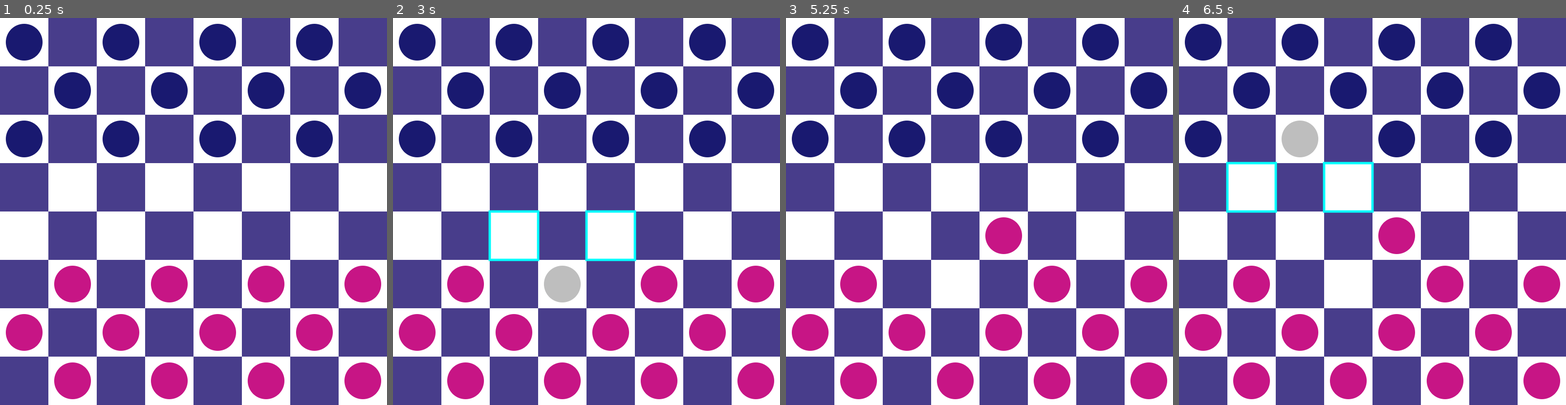
Above: before the commit, frames 1-4 (left to right).
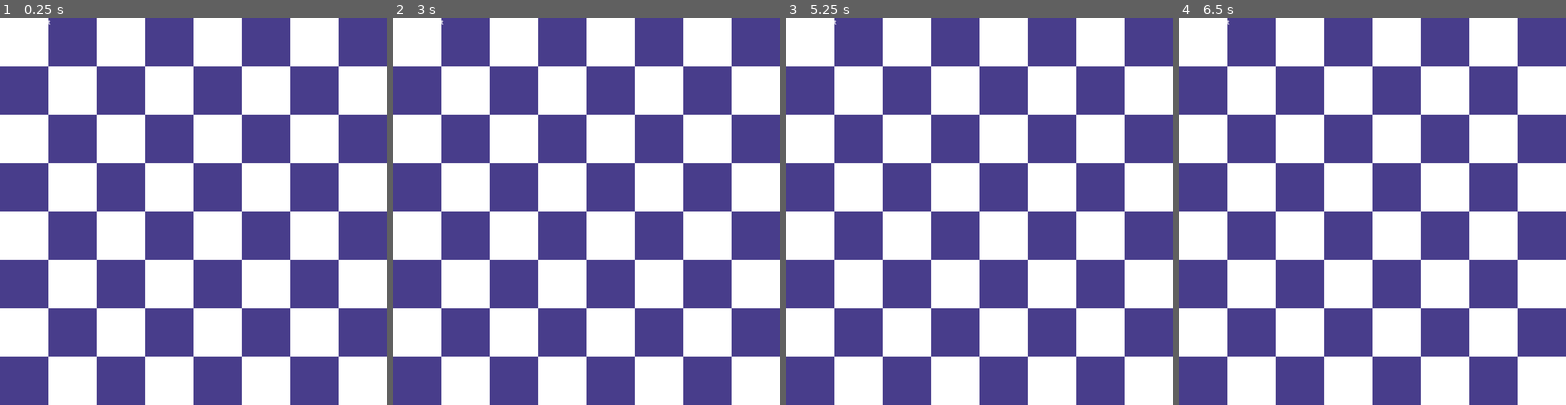
Above: after the commit, the same moments.

Repository: mattsullentrup/godot-checkers
Game: Godot game, scene res://rewrite/level/level.tscn
Same seed, same stepped clock (60 frames per second), same inputs: the game is played once before the commit and once after it. Before the commit the project starts from res://main.tscn.
Inputs (mouse positions are in pixels of both pictures, inside the frame that each line leads up to):
- Up to frame 1 (0.25 s): no input
- Up to frame 2 (3 s): tap Enter at 0.5, 2 s; move the mouse to (671, 192) at 0.52 s; press the mouse at (671, 192) at 0.53 s; tap Space at 1.25, 2.75 s; move the mouse to (509, 230) at 1.27 s; release the mouse at (509, 230) at 1.28 s; click (509, 230) at 1.35 s; move the mouse to (625, 126) at 2.02 s; press the mouse at (625, 126) at 2.03 s; move the mouse to (567, 288) at 2.77 s; release the mouse at (567, 288) at 2.78 s; click (567, 288) at 2.85 s
- Up to frame 3 (5.25 s): tap Enter at 3.5 s; move the mouse to (1095, 269) at 3.52 s; press the mouse at (1095, 269) at 3.53 s; tap Space at 4.25 s; move the mouse to (863, 153) at 4.27 s; release the mouse at (863, 153) at 4.28 s; click (863, 153) at 4.35 s; move the mouse to (998, 211) at 5.02 s; press the mouse at (998, 211) at 5.03 s
- Up to frame 4 (6.5 s): move the mouse to (1314, 114) at 5.77 s; release the mouse at (1314, 114) at 5.78 s; click (1314, 114) at 5.85 s

The runs differ from the first frame. In frame 1, 17% of the frame differs, in the area x 1-99%, y 0-99%; in frame 2, 18%; in frame 3, 17%; in frame 4, 18%.

Commit message:
Setup new main scene structure

Diff:
--- a/9_10_24_checkers/main.tscn
+++ b/9_10_24_checkers/old/main.tscn
@@ -1,7 +1,7 @@
 [gd_scene load_steps=3 format=3 uid="uid://8a0sg3xmf63q"]
 
-[ext_resource type="Script" path="res://main.gd" id="1_tanhi"]
-[ext_resource type="Script" path="res://visuals.gd" id="2_v4fle"]
+[ext_resource type="Script" path="res://old/main.gd" id="1_tanhi"]
+[ext_resource type="Script" path="res://old/visuals.gd" id="2_v4fle"]
 
 [node name="Main" type="Node2D"]
 script = ExtResource("1_tanhi")
--- a/9_10_24_checkers/project.godot
+++ b/9_10_24_checkers/project.godot
@@ -12,7 +12,7 @@
 
 config/name="9_10_24_checkers"
 config/tags=PackedStringArray("experiment")
-run/main_scene="res://main.tscn"
+run/main_scene="res://rewrite/level/level.tscn"
 config/features=PackedStringArray("4.3", "GL Compatibility")
 config/icon="res://icon.svg"
 
@@ -22,6 +22,17 @@
 window/size/viewport_height=1024
 window/size/mode=4
 window/stretch/mode="canvas_items"
+
+[file_customization]
+
+folder_colors={
+"res://old/": "gray",
+"res://rewrite/": "red",
+"res://rewrite/level/": "orange",
+"res://rewrite/ui/": "teal",
+"res://rewrite/units/": "green",
+"res://rewrite/units/unit/": "yellow"
+}
 
 [input]
 
--- /dev/null
+++ b/9_10_24_checkers/rewrite/level/board_generator.gd
@@ -0,0 +1,22 @@
+extends Node2D
+
+
+@onready var _parent := get_parent() as Level
+
+
+func _draw() -> void:
+	_draw_tiles()
+
+
+func _draw_tiles() -> void:
+	for y in _parent.GRID_SIZE:
+		for x in _parent.GRID_SIZE:
+			var color := Color.WHITE if (x + y) % 2 == 0 else Color.DARK_SLATE_BLUE
+			draw_rect(
+					Rect2i(
+							Vector2i(x * _parent.CELL_SIZE, y * _parent.CELL_SIZE),
+							Vector2i(_parent.CELL_SIZE, _parent.CELL_SIZE)
+					),
+					color,
+					true
+			)
--- /dev/null
+++ b/9_10_24_checkers/rewrite/level/level.gd
@@ -0,0 +1,6 @@
+class_name Level
+extends Node2D
+
+
+const CELL_SIZE = 128
+const GRID_SIZE = 8
--- /dev/null
+++ b/9_10_24_checkers/rewrite/level/level.tscn
@@ -0,0 +1,32 @@
+[gd_scene load_steps=6 format=3 uid="uid://7rng3jsdgwhx"]
+
+[ext_resource type="Script" path="res://rewrite/level/level.gd" id="1_25vf3"]
+[ext_resource type="Script" path="res://rewrite/level/board_generator.gd" id="1_pjm2a"]
+[ext_resource type="Script" path="res://rewrite/units/units.gd" id="3_tg5mk"]
+[ext_resource type="Script" path="res://rewrite/units/unit_group.gd" id="4_a64pc"]
+[ext_resource type="Script" path="res://rewrite/ui/ui.gd" id="6_rd7dn"]
+
+[node name="Level" type="Node2D"]
+script = ExtResource("1_25vf3")
+
+[node name="BoardGenerator" type="Node2D" parent="."]
+script = ExtResource("1_pjm2a")
+
+[node name="CellHighlights" type="Node2D" parent="."]
+
+[node name="Units" type="Node2D" parent="."]
+script = ExtResource("3_tg5mk")
+
+[node name="PlayerGroup" type="Node2D" parent="Units"]
+script = ExtResource("4_a64pc")
+
+[node name="OpponentGroup" type="Node2D" parent="Units"]
+script = ExtResource("4_a64pc")
+
+[node name="UI" type="CanvasLayer" parent="."]
+script = ExtResource("6_rd7dn")
+
+[node name="TurnLabel" type="Label" parent="UI"]
+offset_right = 133.0
+offset_bottom = 23.0
+text = "Player/Opponent"
--- /dev/null
+++ b/9_10_24_checkers/rewrite/ui/ui.gd
@@ -0,0 +1 @@
+extends CanvasLayer
--- /dev/null
+++ b/9_10_24_checkers/rewrite/units/unit/unit.gd
@@ -0,0 +1,2 @@
+class_name Unit
+extends Node2D
--- /dev/null
+++ b/9_10_24_checkers/rewrite/units/unit/unit.tscn
@@ -0,0 +1,10 @@
+[gd_scene load_steps=3 format=3 uid="uid://do0uo4ytei58b"]
+
+[ext_resource type="Script" path="res://rewrite/units/unit/unit.gd" id="1_w7lj1"]
+[ext_resource type="Script" path="res://rewrite/units/unit/unit_visuals.gd" id="2_80clf"]
+
+[node name="Unit" type="Node2D"]
+script = ExtResource("1_w7lj1")
+
+[node name="UnitVisuals" type="Node2D" parent="."]
+script = ExtResource("2_80clf")
--- /dev/null
+++ b/9_10_24_checkers/rewrite/units/unit/unit_visuals.gd
@@ -0,0 +1 @@
+extends Node2D
--- /dev/null
+++ b/9_10_24_checkers/rewrite/units/unit_group.gd
@@ -0,0 +1,5 @@
+class_name UnitGroup
+extends Node2D
+
+
+var _units: Array[Unit]
--- /dev/null
+++ b/9_10_24_checkers/rewrite/units/units.gd
@@ -0,0 +1,9 @@
+extends Node2D
+
+
+enum Team {
+	PLAYER,
+	OPPONENT
+}
+
+var _whose_turn: Team
Renamed: 9_10_24_checkers/main.gd -> 9_10_24_checkers/old/main.gd
Renamed: 9_10_24_checkers/visuals.gd -> 9_10_24_checkers/old/visuals.gd
